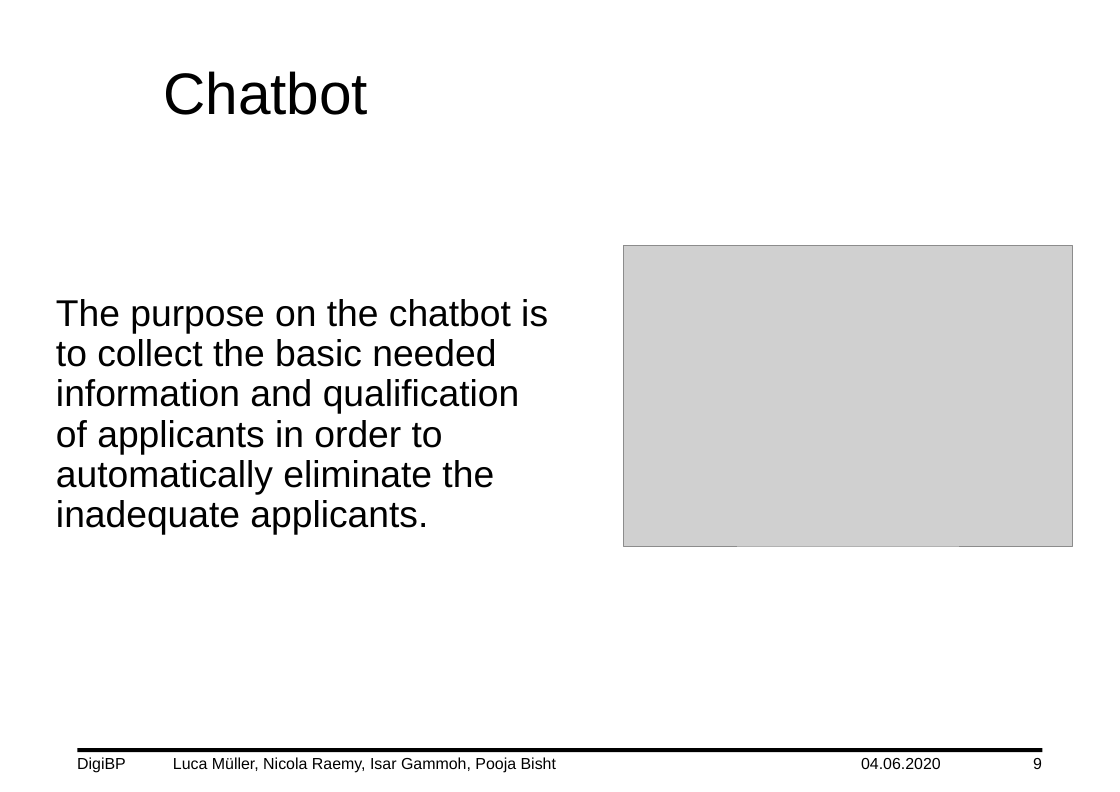
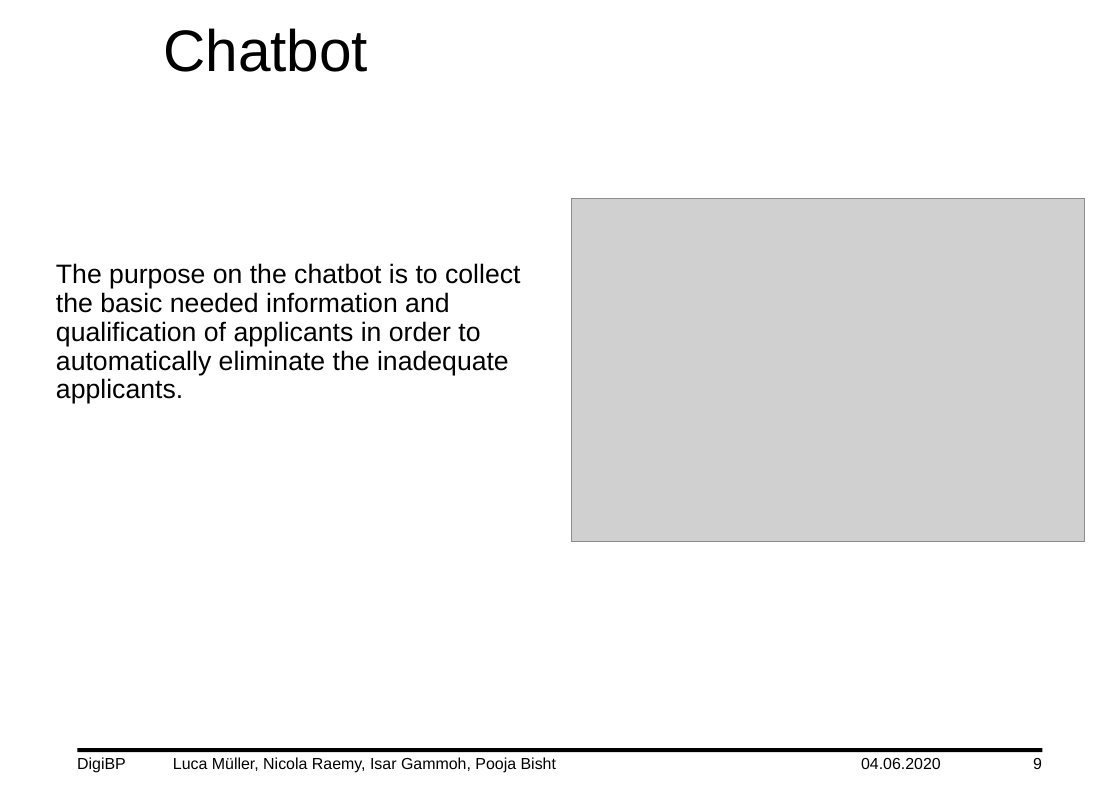
Before and after one commit to DigiBP/DigiBP_DanishBlue, a slide deck: slide 9 of Presentation/DigiBP_DanishBlue_Presentation_V0.3.pptx. Drawn at 1120x792 pixels with LibreOffice and Linux fonts; fonts in the diff are those of the drawing; grey boxes stand for pictures; background and template pictures are left out. Boxes give left, top, right and bottom in pixels: in the first picture for what was removed or moved away, otherwise in the second. Text is boxed around its words. In the diff, an @@ line names an element or a change of style, - is before the commit and + after.

```diff
--- a/Presentation/DigiBP_DanishBlue_Presentation_V0.3.pptx
+++ b/Presentation/DigiBP_DanishBlue_Presentation_V0.3.pptx
@@ title "Chatbot" moved from (x1=163, y1=71, x2=368, y2=115) to (x1=163, y1=28, x2=368, y2=72) @@
@@ subtitle "The purpose on the chatbot ..." at (x1=56, y1=263, x2=520, y2=404): size 28 to 20 pt @@
@@ picture resized from (x1=624, y1=246, x2=1073, y2=546) to (x1=571, y1=198, x2=1085, y2=541) @@
```
Also in this commit, not shown: 1 other slide changed.
